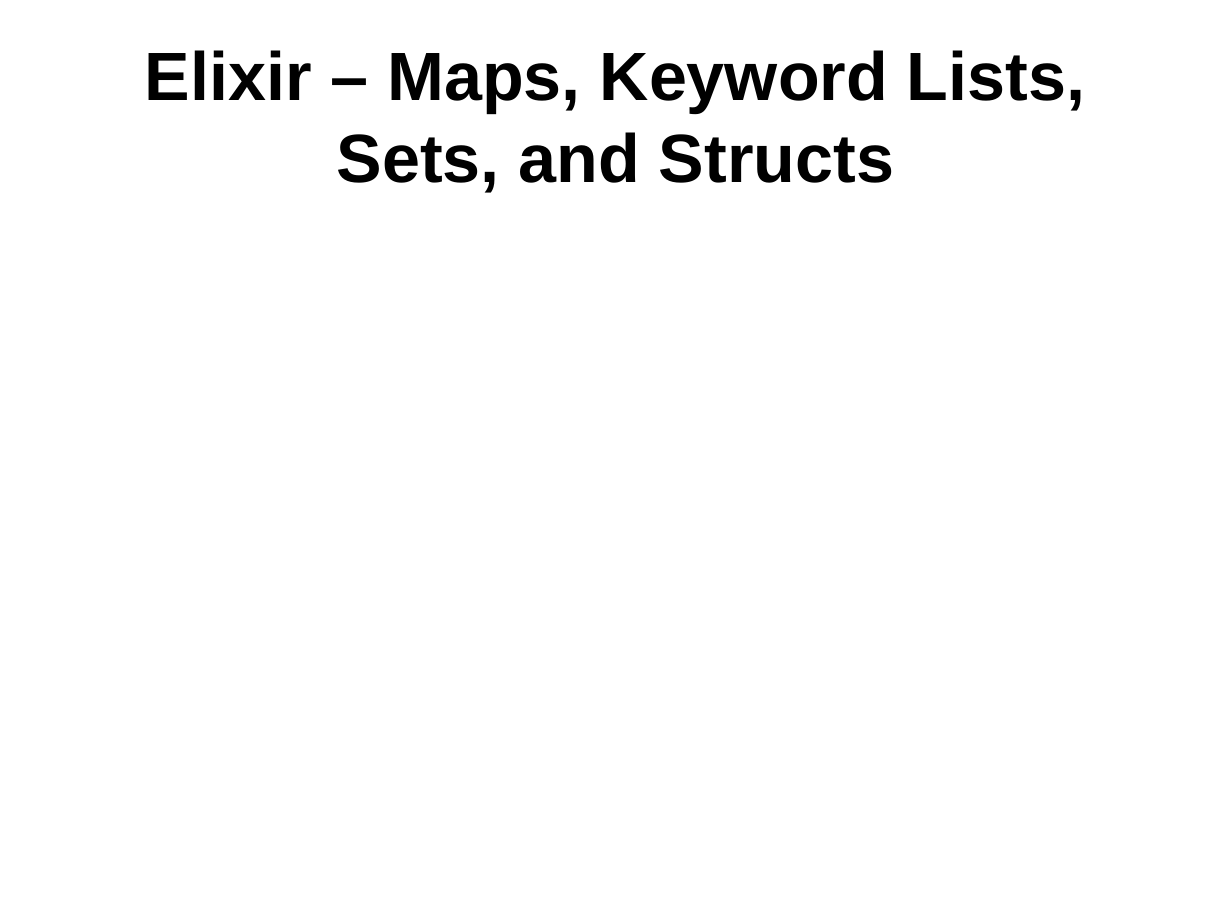
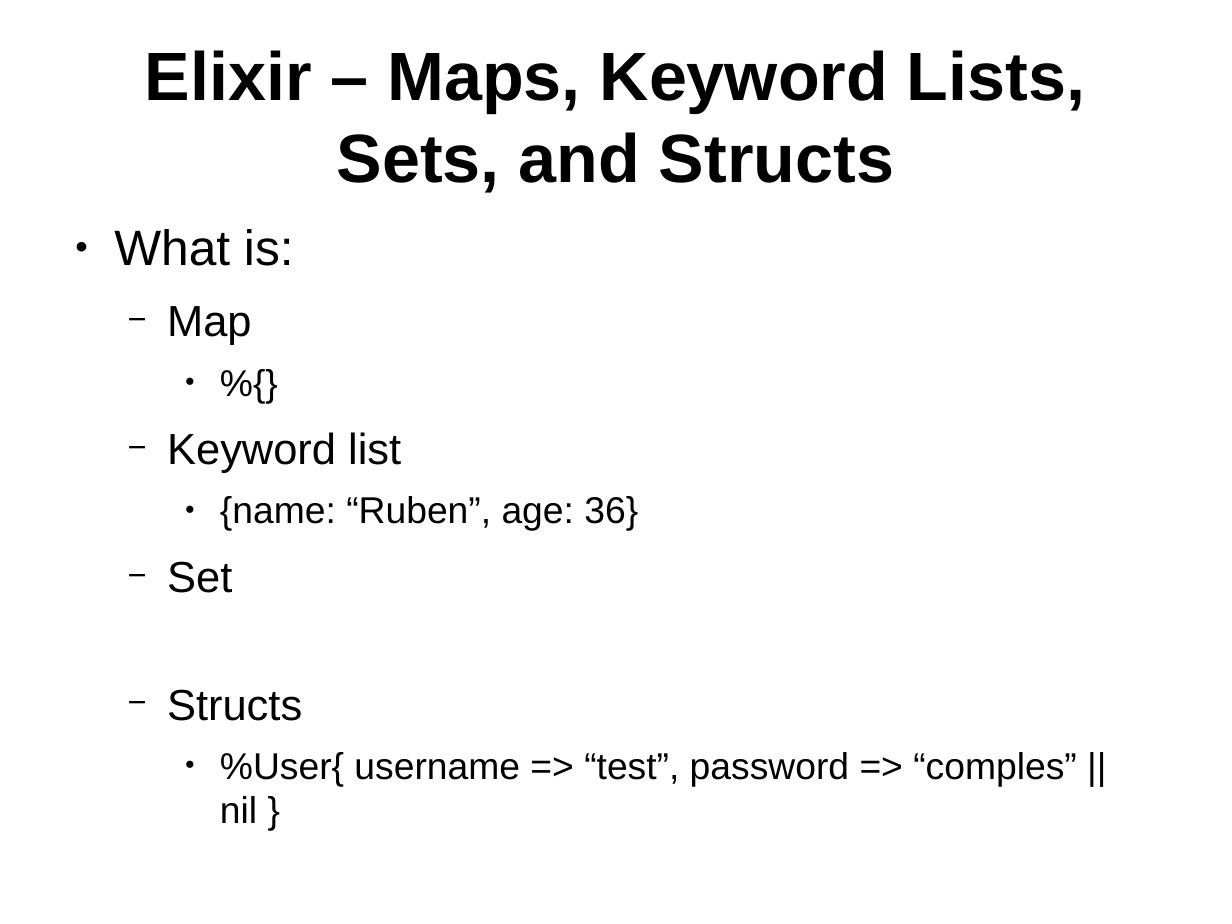
Before and after one commit to ramortegui/talks, a slide deck: slide 14 of elixir-basics.odp. Drawn at 1232x924 pixels with LibreOffice and Linux fonts; fonts in the diff are those of the drawing. Boxes give left, top, right and bottom in pixels: in the first picture for what was removed or moved away, otherwise in the second. Text is boxed around its words. In the diff, an @@ line names an element or a change of style, - is before the commit and + after.

Commit message:
Add list and recursion, Maps, Keyword list, Sets, and Structs

```diff
--- a/elixir-basics.odp
+++ b/elixir-basics.odp
@@ text added at (x1=114, y1=229, x2=1076, y2=823), 24 pt, text #000000 @@
+● What is:
+  − Map
+    ● %{}
+  − Keyword list
+    ● {name: “Ruben”, age: 36}
+  − Set
+  − Structs
+    ● %User{ username => “test”, password => “comples” || nil }
```
Also in this commit, not shown: 1 other slide changed.
